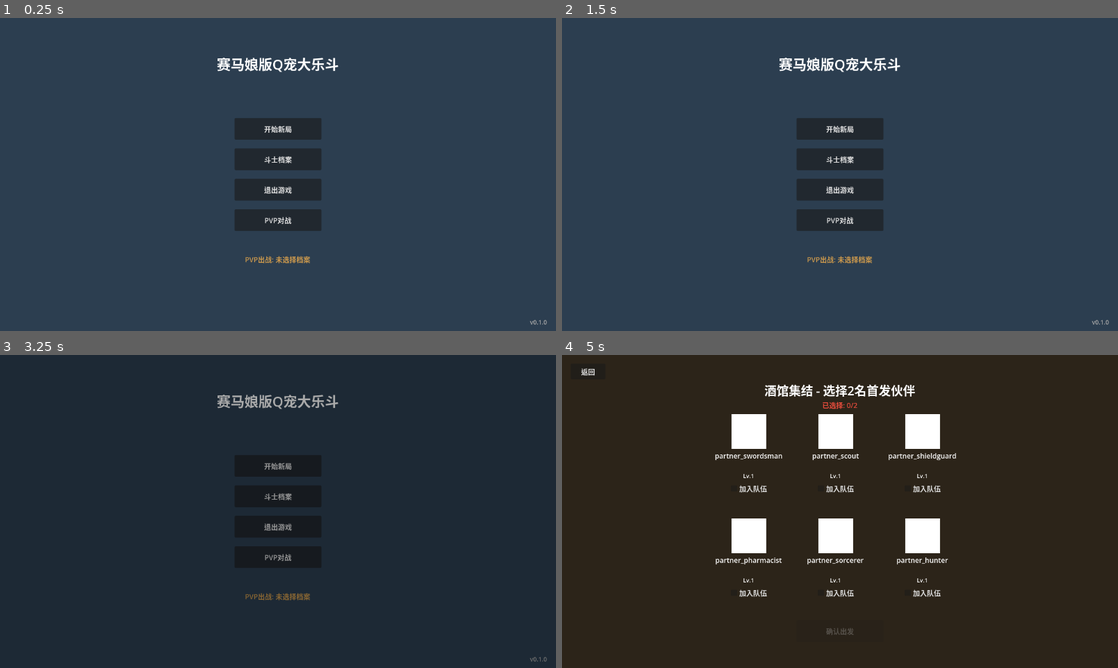
Above: before the commit, frames 1-4 (two rows, left to right).
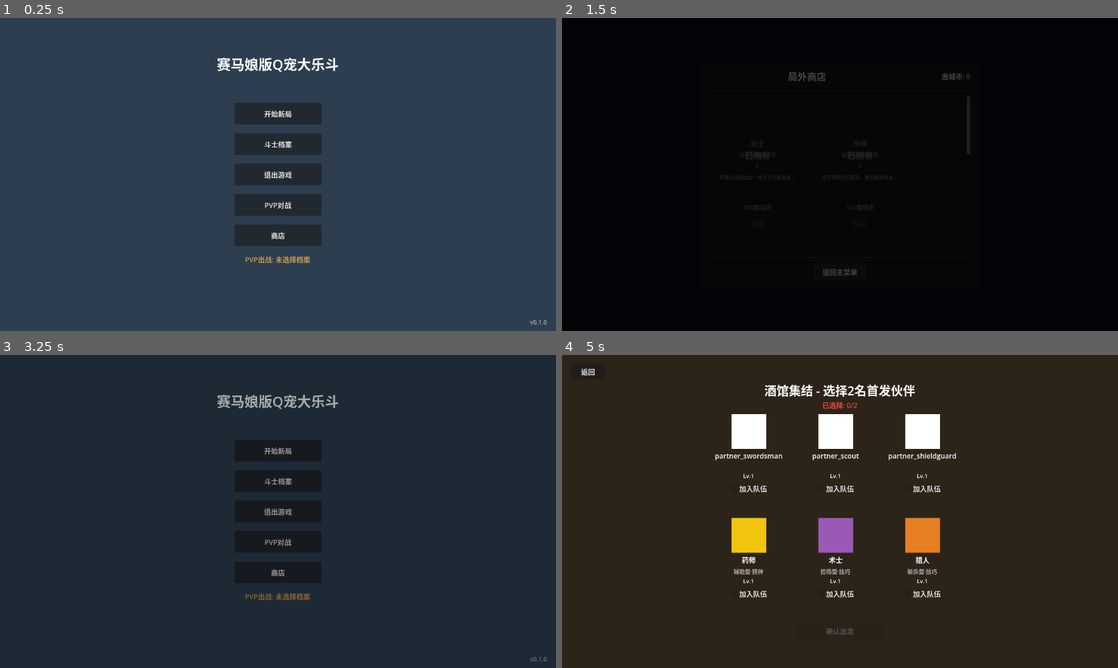
Above: after the commit, the same moments.

Repository: TianYu0321/Hero-Battle
Game: Godot game, scene res://scenes/main_menu/menu.tscn
Same seed, same stepped clock (60 frames per second), same inputs: the game is played once before the commit and once after it.
Inputs (mouse positions are in pixels of both pictures, inside the frame that each line leads up to):
- Up to frame 1 (0.25 s): no input
- Up to frame 2 (1.5 s): click (840, 233) at 0.5 s, where only the run after the commit has a clickable "商店"; click (840, 271) at 1.25 s, where only the run after the commit has a clickable "返回主菜单"
- Up to frame 3 (3.25 s): click "开始新局" at 2 s; click "返回" at 2.75 s
- Up to frame 4 (5 s): click "开始新局" at 3.5 s; click "选择" at 4.25 s

The runs differ from the first frame. In frame 1, 4.3% of the frame differs, in the area x 42-58%, y 27-73%; in frame 2, 100%, in the area x 0-100%, y 0-100%; in frame 3, 0.6%; in frame 4, 2.9%.

Commit message:
0512开发

Diff:
--- a/autoload/event_bus.gd
+++ b/autoload/event_bus.gd
@@ -102,6 +102,7 @@
 signal hero_selected(hero_id: String)
 signal team_confirmed(partner_ids: Array[String])
 signal archive_view_requested(archive_id: String)
+signal shop_requested
 signal rescue_partner_selected(candidate_index: int, partner_id: String)
 signal shop_purchase_requested(item_index: int, item_id: String, target_id: String)
 signal shop_exit_requested
--- a/autoload/game_manager.gd
+++ b/autoload/game_manager.gd
@@ -25,6 +25,7 @@
 	"SETTLEMENT": "res://scenes/settlement/settlement.tscn",
 	"ARCHIVE_VIEW": "res://scenes/archive_view/archive_view.tscn",
 	"PVP_LOBBY": "res://scenes/pvp_lobby/pvp_lobby.tscn",
+	"SHOP": "res://scenes/shop/shop.tscn",
 }
 
 # 字符串ID → 数字ID 映射（供RunMain启动RunController时使用）
@@ -77,6 +78,7 @@
 	EventBus.back_to_hero_select.connect(_on_back_to_hero_select)
 	EventBus.archive_view_requested.connect(_on_archive_view_requested)
 	EventBus.pvp_lobby_requested.connect(_on_pvp_lobby_requested)
+	EventBus.shop_requested.connect(_on_shop_requested)
 
 func change_scene(to_state: String, transition_type: String = "fade") -> void:
 	if _is_transitioning:
@@ -183,3 +185,6 @@
 
 func _on_pvp_lobby_requested() -> void:
 	change_scene("PVP_LOBBY", "fade")
+
+func _on_shop_requested() -> void:
+	change_scene("SHOP", "fade")
--- a/resources/configs/partner_configs.json
+++ b/resources/configs/partner_configs.json
@@ -57,7 +57,8 @@
       "favored_attr": 5,
       "aid_trigger_type": 2,
       "linked_hero_id": 0,
-      "is_default_unlock": true,
+      "is_default_unlock": false,
+      "unlock_price_mocheng": 100,
       "unlock_condition_text": "",
       "sort_order": 4
     },
@@ -71,7 +72,8 @@
       "favored_attr": 4,
       "aid_trigger_type": 3,
       "linked_hero_id": 0,
-      "is_default_unlock": true,
+      "is_default_unlock": false,
+      "unlock_price_mocheng": 150,
       "unlock_condition_text": "",
       "sort_order": 5
     },
@@ -85,7 +87,8 @@
       "favored_attr": 4,
       "aid_trigger_type": 2,
       "linked_hero_id": 1,
-      "is_default_unlock": true,
+      "is_default_unlock": false,
+      "unlock_price_mocheng": 100,
       "unlock_condition_text": "",
       "sort_order": 6
     }
--- a/scenes/main_menu/menu.gd
+++ b/scenes/main_menu/menu.gd
@@ -41,6 +41,16 @@
 	else:
 		push_warning("[MainMenu] BtnPVP 未找到")
 
+	# 启用商店按钮
+	var btn_shop: Button = get_node_or_null("%BtnShop")
+	if btn_shop != null:
+		btn_shop.visible = true
+		btn_shop.disabled = false
+		btn_shop.pressed.connect(_on_shop_pressed)
+		print("[MainMenu] 商店按钮已启用")
+	else:
+		push_warning("[MainMenu] BtnShop 未找到")
+
 	# 主菜单中隐藏PauseMenu的"返回主菜单"按钮
 	_pause_menu.set_is_main_menu(true)
 
@@ -74,6 +84,10 @@
 func _on_pvp_pressed() -> void:
 	print("[MainMenu] PVP对战按钮点击")
 	EventBus.pvp_lobby_requested.emit()
+
+func _on_shop_pressed() -> void:
+	print("[MainMenu] 商店按钮点击")
+	EventBus.shop_requested.emit()
 
 func _on_menu_button_pressed() -> void:
 	print("[MainMenu] 菜单按钮点击")
--- a/scenes/main_menu/menu.tscn
+++ b/scenes/main_menu/menu.tscn
@@ -81,6 +81,12 @@
 custom_minimum_size = Vector2(200, 50)
 text = "PVP对战"
 
+[node name="BtnShop" type="Button" parent="MenuButtons"]
+unique_name_in_owner = true
+layout_mode = 2
+custom_minimum_size = Vector2(200, 50)
+text = "商店"
+
 [node name="MenuButton" type="Button" parent="."]
 layout_mode = 1
 anchors_preset = 1
--- /dev/null
+++ b/scenes/shop/shop.gd
@@ -0,0 +1,120 @@
+class_name ShopScene
+extends Control
+
+@onready var _mojo_label: Label = %MojoCoinLabel
+@onready var _partner_grid: GridContainer = %PartnerGrid
+@onready var _back_btn: Button = %BackButton
+@onready var _insufficient_label: Label = $InsufficientCoinLabel
+
+var _partner_cards: Array[PartnerCard] = []
+var _player_data: Dictionary = {}
+var _shop_items: Array[Dictionary] = []
+
+func _ready() -> void:
+	_load_player_data()
+	_load_shop_items()
+	_render_shop()
+
+	_back_btn.pressed.connect(_on_back_pressed)
+
+	print("[ShopScene] Ready, items: %d, coins: %d" % [_shop_items.size(), _player_data.get("mocheng_coin", 0)])
+
+func _load_player_data() -> void:
+	_player_data = SaveManager.load_player_data()
+	if _player_data.is_empty():
+		_player_data = {
+			"mocheng_coin": 0,
+			"unlocked_partners": [],
+		}
+
+func _load_shop_items() -> void:
+	var all_configs: Dictionary = ConfigManager.get_all_partner_configs()
+	var unlocked: Array = _player_data.get("unlocked_partners", [])
+
+	_shop_items.clear()
+	for partner_key in all_configs.keys():
+		var p: Dictionary = all_configs[partner_key]
+		var pid: String = str(p.get("id", ""))
+		var is_default_unlock: bool = p.get("is_default_unlock", false)
+		var is_unlocked: bool = is_default_unlock or (pid in unlocked)
+		var price: int = p.get("unlock_price_mocheng", 100)
+
+		_shop_items.append({
+			"partner_key": partner_key,
+			"partner_id": pid,
+			"name": p.get("name", "???"),
+			"title": p.get("title", ""),
+			"description": p.get("description", ""),
+			"rarity": p.get("rarity", 1),
+			"price": price,
+			"is_unlocked": is_unlocked,
+		})
+
+func _render_shop() -> void:
+	var coins: int = _player_data.get("mocheng_coin", 0)
+	_mojo_label.text = "魔城币: %d" % coins
+
+	# 清空旧卡片
+	for card in _partner_cards:
+		if card != null:
+			card.queue_free()
+	_partner_cards.clear()
+
+	for item in _shop_items:
+		var card: PartnerCard = preload("res://scenes/shop/partner_card.tscn").instantiate()
+		_partner_grid.add_child(card)
+		_partner_cards.append(card)
+
+		card.set_partner_data({
+			"id": item["partner_key"],
+			"name": item["name"],
+			"title": item["title"],
+			"description": item["description"],
+			"rarity": item["rarity"],
+			"is_owned": item["is_unlocked"],
+		})
+		card.set_price(item["price"])
+		card.set_can_afford(coins >= item["price"] and not item["is_unlocked"])
+		card.buy_pressed.connect(_on_card_buy_pressed)
+
+func _on_card_buy_pressed(partner_key: String) -> void:
+	for item in _shop_items:
+		if item.get("partner_key", "") == partner_key:
+			_process_purchase(item)
+			return
+
+func _process_purchase(item: Dictionary) -> void:
+	var price: int = item["price"]
+	var pid: String = item["partner_id"]
+
+	if item["is_unlocked"]:
+		return
+
+	if not SaveManager.spend_mocheng_coin(price):
+		_insufficient_label.visible = true
+		print("[ShopScene] 购买失败: 魔城币不足")
+		return
+
+	var unlocked: Array = _player_data.get("unlocked_partners", [])
+	if not pid in unlocked:
+		unlocked.append(pid)
+	_player_data["unlocked_partners"] = unlocked
+	SaveManager.save_player_data(_player_data)
+
+	EventBus.partner_unlocked.emit(
+		item["partner_key"],
+		item["name"],
+		-1,
+		-1,
+		"outgame_shop"
+	)
+
+	print("[ShopScene] 购买成功: %s, 花费%d魔城币" % [item["name"], price])
+
+	_insufficient_label.visible = false
+	_load_player_data()
+	_load_shop_items()
+	_render_shop()
+
+func _on_back_pressed() -> void:
+	EventBus.back_to_menu_requested.emit()
--- /dev/null
+++ b/scenes/shop/shop.tscn
@@ -0,0 +1,123 @@
+[gd_scene load_steps=3 format=3 uid="uid://shop_scene01"]
+
+[ext_resource type="Script" path="res://scenes/shop/shop.gd" id="1_shop"]
+[ext_resource type="PackedScene" path="res://scenes/shop/partner_card.tscn" id="2_pcard"]
+
+[node name="ShopScene" type="Control"]
+layout_mode = 3
+anchors_preset = 15
+anchor_right = 1.0
+anchor_bottom = 1.0
+grow_horizontal = 2
+grow_vertical = 2
+script = ExtResource("1_shop")
+
+[node name="Overlay" type="ColorRect" parent="."]
+layout_mode = 3
+anchors_preset = 15
+anchor_right = 1.0
+anchor_bottom = 1.0
+grow_horizontal = 2
+grow_vertical = 2
+color = Color(0.05, 0.05, 0.1, 0.92)
+
+[node name="MainPanel" type="Panel" parent="."]
+layout_mode = 1
+anchors_preset = 8
+anchor_left = 0.5
+anchor_top = 0.5
+anchor_right = 0.5
+anchor_bottom = 0.5
+offset_left = -320.0
+offset_top = -260.0
+offset_right = 320.0
+offset_bottom = 260.0
+grow_horizontal = 2
+grow_vertical = 2
+
+[node name="MainMargin" type="MarginContainer" parent="MainPanel"]
+layout_mode = 1
+anchors_preset = 15
+anchor_right = 1.0
+anchor_bottom = 1.0
+grow_horizontal = 2
+grow_vertical = 2
+theme_override_constants/margin_left = 20
+theme_override_constants/margin_top = 16
+theme_override_constants/margin_right = 20
+theme_override_constants/margin_bottom = 16
+
+[node name="MainVBox" type="VBoxContainer" parent="MainPanel/MainMargin"]
+layout_mode = 2
+theme_override_constants/separation = 12
+
+[node name="HeaderHBox" type="HBoxContainer" parent="MainPanel/MainMargin/MainVBox"]
+layout_mode = 2
+theme_override_constants/separation = 12
+
+[node name="TitleLabel" type="Label" parent="MainPanel/MainMargin/MainVBox/HeaderHBox"]
+unique_name_in_owner = true
+custom_minimum_size = Vector2(0, 36)
+layout_mode = 2
+size_flags_horizontal = 3
+theme_override_font_sizes/font_size = 22
+text = "局外商店"
+horizontal_alignment = 1
+vertical_alignment = 1
+
+[node name="MojoCoinLabel" type="Label" parent="MainPanel/MainMargin/MainVBox/HeaderHBox"]
+unique_name_in_owner = true
+custom_minimum_size = Vector2(140, 36)
+layout_mode = 2
+theme_override_font_sizes/font_size = 16
+text = "魔城币: 0"
+horizontal_alignment = 2
+vertical_alignment = 1
+
+[node name="HSeparator" type="HSeparator" parent="MainPanel/MainMargin/MainVBox"]
+layout_mode = 2
+
+[node name="ScrollContainer" type="ScrollContainer" parent="MainPanel/MainMargin/MainVBox"]
+layout_mode = 2
+size_flags_vertical = 3
+
+[node name="PartnerGrid" type="GridContainer" parent="MainPanel/MainMargin/MainVBox/ScrollContainer"]
+unique_name_in_owner = true
+layout_mode = 2
+size_flags_horizontal = 3
+theme_override_constants/h_separation = 16
+theme_override_constants/v_separation = 12
+columns = 2
+
+[node name="HSeparator2" type="HSeparator" parent="MainPanel/MainMargin/MainVBox"]
+layout_mode = 2
+
+[node name="FooterHBox" type="HBoxContainer" parent="MainPanel/MainMargin/MainVBox"]
+layout_mode = 2
+theme_override_constants/separation = 20
+alignment = 1
+
+[node name="BackButton" type="Button" parent="MainPanel/MainMargin/MainVBox/FooterHBox"]
+unique_name_in_owner = true
+custom_minimum_size = Vector2(120, 40)
+layout_mode = 2
+text = "返回主菜单"
+
+[node name="InsufficientCoinLabel" type="Label" parent="."]
+layout_mode = 1
+anchors_preset = 7
+anchor_left = 0.5
+anchor_top = 1.0
+anchor_right = 0.5
+anchor_bottom = 1.0
+offset_left = -150.0
+offset_top = -50.0
+offset_right = 150.0
+offset_bottom = -20.0
+grow_horizontal = 2
+grow_vertical = 0
+theme_override_font_sizes/font_size = 16
+theme_override_colors/font_color = Color(0.9, 0.3, 0.3, 1)
+text = "魔城币不足"
+horizontal_alignment = 1
+visible = false
--- a/scenes/tavern/tavern.gd
+++ b/scenes/tavern/tavern.gd
@@ -19,9 +19,22 @@
 func _ready() -> void:
 	_confirm_btn.pressed.connect(_on_confirm_pressed)
 	_back_btn.pressed.connect(_on_back_pressed)
-	_partner_ids = ConfigManager.get_all_partner_ids()
+	_partner_ids = _get_available_partner_ids()
 	_update_confirm_button()
 	_populate_partner_slots()
+
+func _get_available_partner_ids() -> Array[String]:
+	var player_data: Dictionary = SaveManager.load_player_data()
+	var unlocked: Array = player_data.get("unlocked_partners", [])
+	var all_ids: Array[String] = ConfigManager.get_all_partner_ids()
+	var result: Array[String] = []
+	for pid in all_ids:
+		var cfg: Dictionary = ConfigManager.get_partner_config(pid)
+		var is_default: bool = cfg.get("is_default_unlock", false)
+		var pid_str: String = str(cfg.get("id", ""))
+		if is_default or (pid_str in unlocked):
+			result.append(pid)
+	return result
 
 func _populate_partner_slots() -> void:
 	var slot_index: int = 0
Not shown, added: scenes/shop/shop.gd.uid
Not shown, added: Docs/0512改动/task-card-shop-external.md
